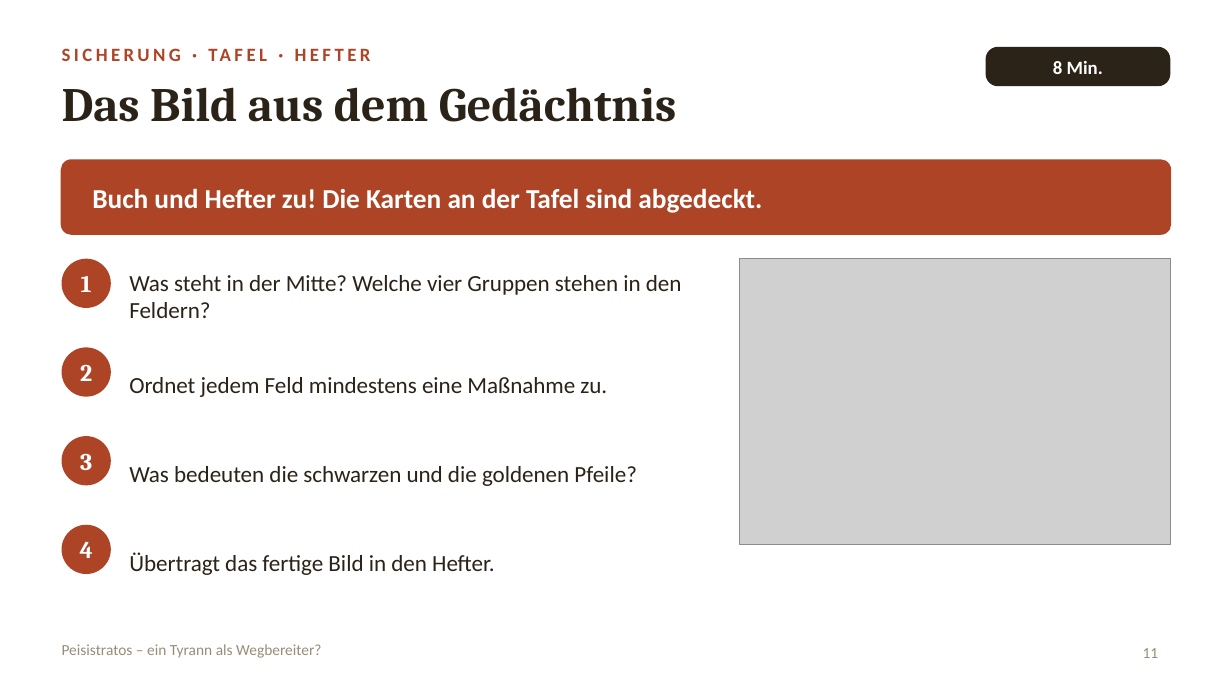
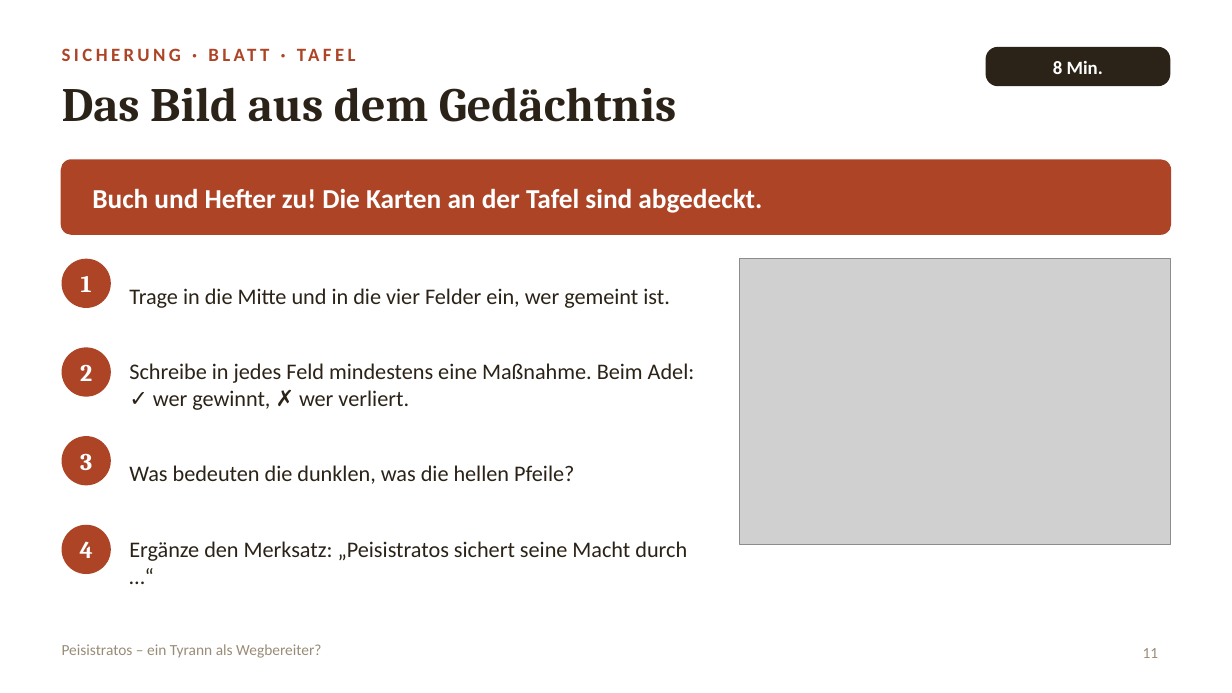
Before and after one commit to golzkonstantin-gif/Schule, a slide deck: slide 11 of Geschichte_11/Stunde_Peisistratos/Folien_Peisistratos.pptx. Drawn at 1232x693 pixels with LibreOffice and Linux fonts; fonts in the diff are those of the drawing; grey boxes stand for pictures. Boxes give left, top, right and bottom in pixels: in the first picture for what was removed or moved away, otherwise in the second. Text is boxed around its words. In the diff, an @@ line names an element or a change of style, - is before the commit and + after.

```diff
--- a/Geschichte_11/Stunde_Peisistratos/Folien_Peisistratos.pptx
+++ b/Geschichte_11/Stunde_Peisistratos/Folien_Peisistratos.pptx
@@ text at bbox=[62, 43, 973, 74]: text changed @@
-SICHERUNG · TAFEL · HEFTER
+SICHERUNG · BLATT · TAFEL
@@ text at bbox=[129, 288, 670, 308]: text changed; size 13.5 to 13 pt @@
-Was steht in der Mitte? Welche vier Gruppen stehen in den Feldern?
+Trage in die Mitte und in die vier Felder ein, wer gemeint ist.
@@ text at bbox=[129, 363, 695, 410]: text changed; size 13.5 to 13 pt @@
-Ordnet jedem Feld mindestens eine Maßnahme zu.
+Schreibe in jedes Feld mindestens eine Maßnahme. Beim Adel: ✓ wer gewinnt, ✗ wer verliert.
@@ text at bbox=[129, 465, 574, 484]: text changed; size 13.5 to 13 pt @@
-Was bedeuten die schwarzen und die goldenen Pfeile?
+Was bedeuten die dunklen, was die hellen Pfeile?
@@ text at bbox=[129, 541, 687, 561]: text changed; size 13.5 to 13 pt @@
-Übertragt das fertige Bild in den Hefter.
+Ergänze den Merksatz: „Peisistratos sichert seine Macht durch …“
```
Also in this commit, not shown: 1 other slide changed, 3 other files.
